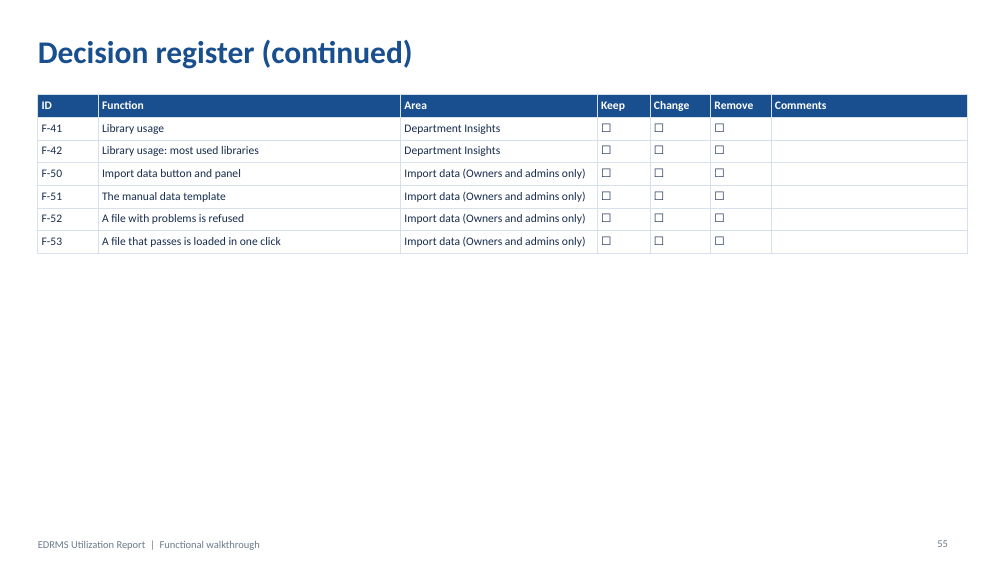
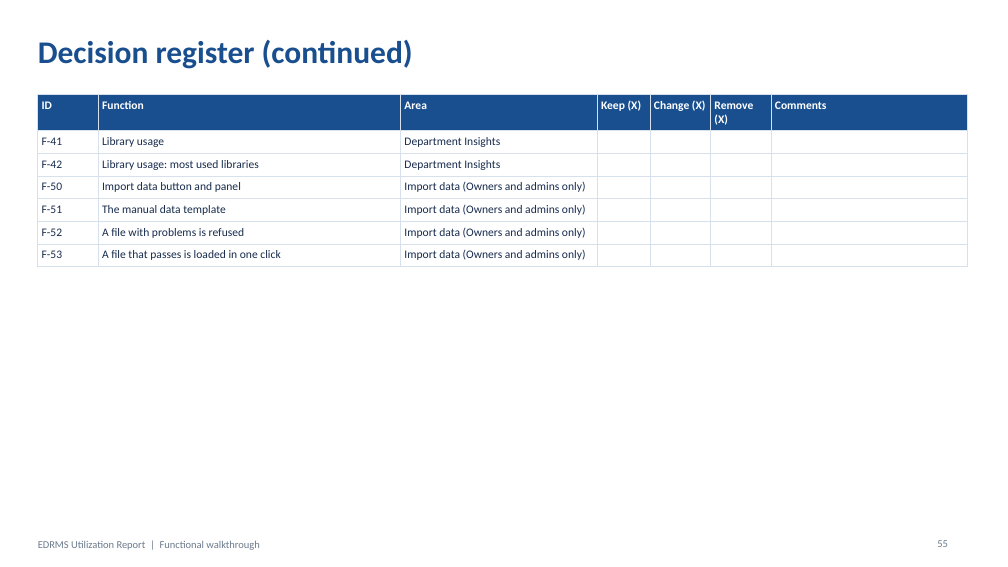
Before and after one commit to perezfiles01-droid/Jim, a slide deck: slide 55 of presentations/EDRMS_Utilization_Report_Walkthrough.pptx. Drawn at 1008x567 pixels with LibreOffice and Linux fonts; fonts in the diff are those of the drawing. Boxes give left, top, right and bottom in pixels: in the first picture for what was removed or moved away, otherwise in the second. Text is boxed around its words. In the diff, an @@ line names an element or a change of style, - is before the commit and + after.

```diff
--- a/presentations/EDRMS_Utilization_Report_Walkthrough.pptx
+++ b/presentations/EDRMS_Utilization_Report_Walkthrough.pptx
@@ table at (38, 95, 968, 264) @@
-row 1: ID | Function | Area | Keep | Change | Remove | Comments
+row 1: ID | Function | Area | Keep (X) | Change (X) | Remove (X) | Comments
-row 2: F-41 | Library usage | Department Insights | ☐ | ☐ | ☐ | 
+row 2: F-41 | Library usage | Department Insights |  |  |  | 
-row 3: F-42 | Library usage: most used libraries | Department Insights | ☐ | ☐ | ☐ | 
+row 3: F-42 | Library usage: most used libraries | Department Insights |  |  |  | 
-row 4: F-50 | Import data button and panel | Import data (Owners and admins only) | ☐ | ☐ | ☐ | 
+row 4: F-50 | Import data button and panel | Import data (Owners and admins only) |  |  |  | 
-row 5: F-51 | The manual data template | Import data (Owners and admins only) | ☐ | ☐ | ☐ | 
+row 5: F-51 | The manual data template | Import data (Owners and admins only) |  |  |  | 
-row 6: F-52 | A file with problems is refused | Import data (Owners and admins only) | ☐ | ☐ | ☐ | 
+row 6: F-52 | A file with problems is refused | Import data (Owners and admins only) |  |  |  | 
-row 7: F-53 | A file that passes is loaded in one click | Import data (Owners and admins only) | ☐ | ☐ | ☐ | 
+row 7: F-53 | A file that passes is loaded in one click | Import data (Owners and admins only) |  |  |  | 
```
Also in this commit, not shown: 44 other slides changed, 1 other file.
